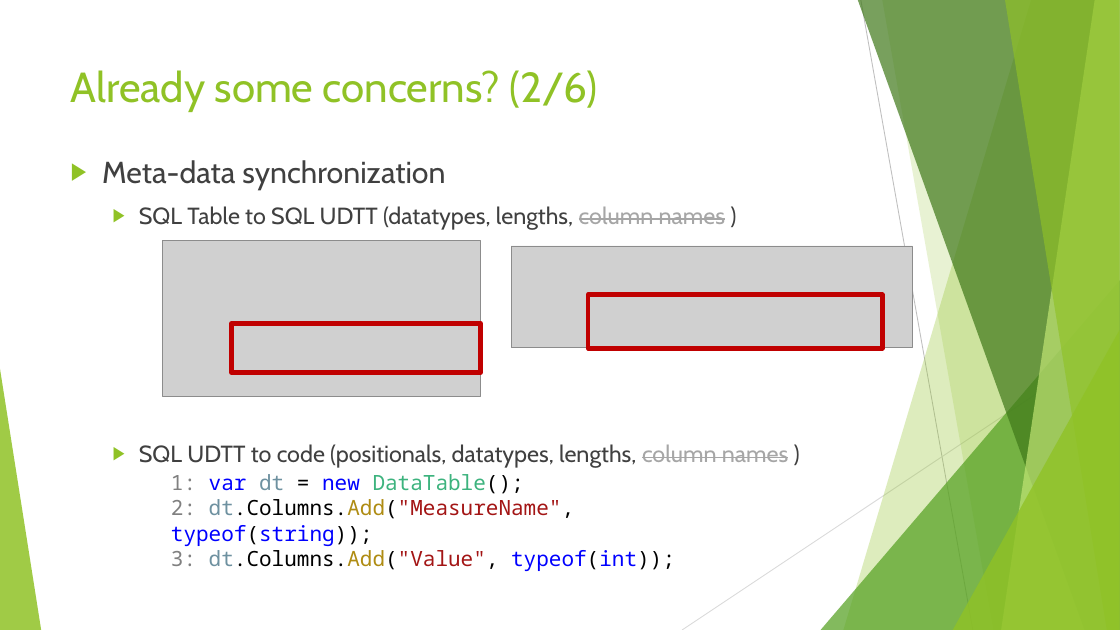
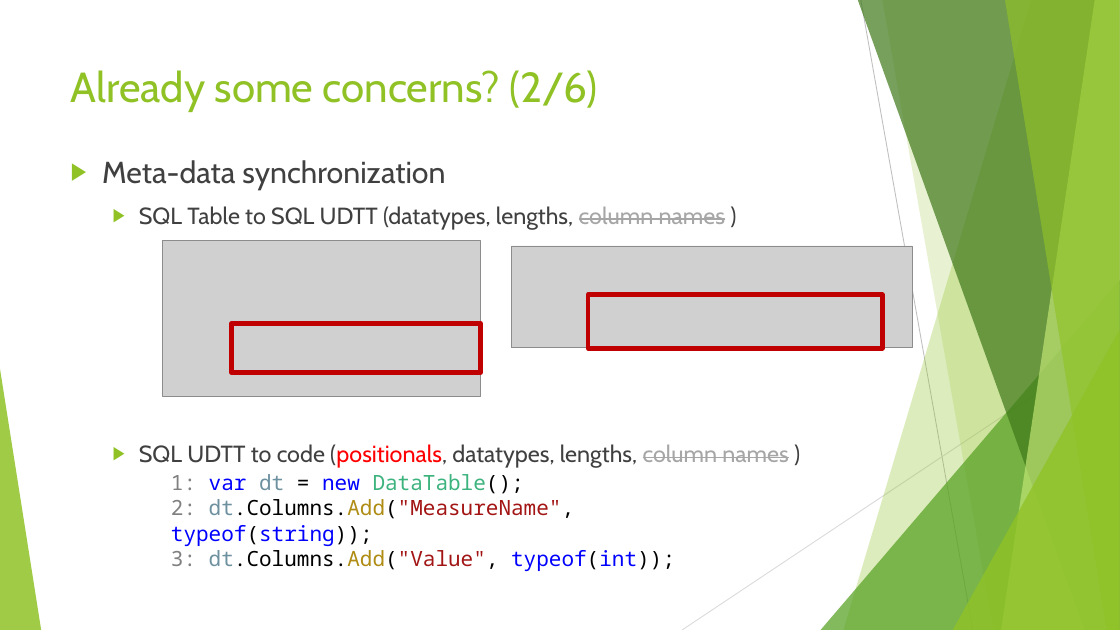
Before and after one commit to jbfoushee/MyPresentations, a slide deck: slide 14 of Datatables_and_Dataframes_to_SQL_Procs/User-defined Table Types.pptx. Drawn at 1120x630 pixels with LibreOffice and Linux fonts; fonts in the diff are those of the drawing; grey boxes stand for pictures. Boxes give left, top, right and bottom in pixels: in the first picture for what was removed or moved away, otherwise in the second. Text is boxed around its words. In the diff, an @@ line names an element or a change of style, - is before the commit and + after.

Commit message:
update to ppt

```diff
--- a/Datatables_and_Dataframes_to_SQL_Procs/User-defined Table Types.pptx
+++ b/Datatables_and_Dataframes_to_SQL_Procs/User-defined Table Types.pptx
@@ text at (x1=139, y1=444, x2=788, y2=468): text colour #404040 to #FF0000 in "(positionals," @@
```
